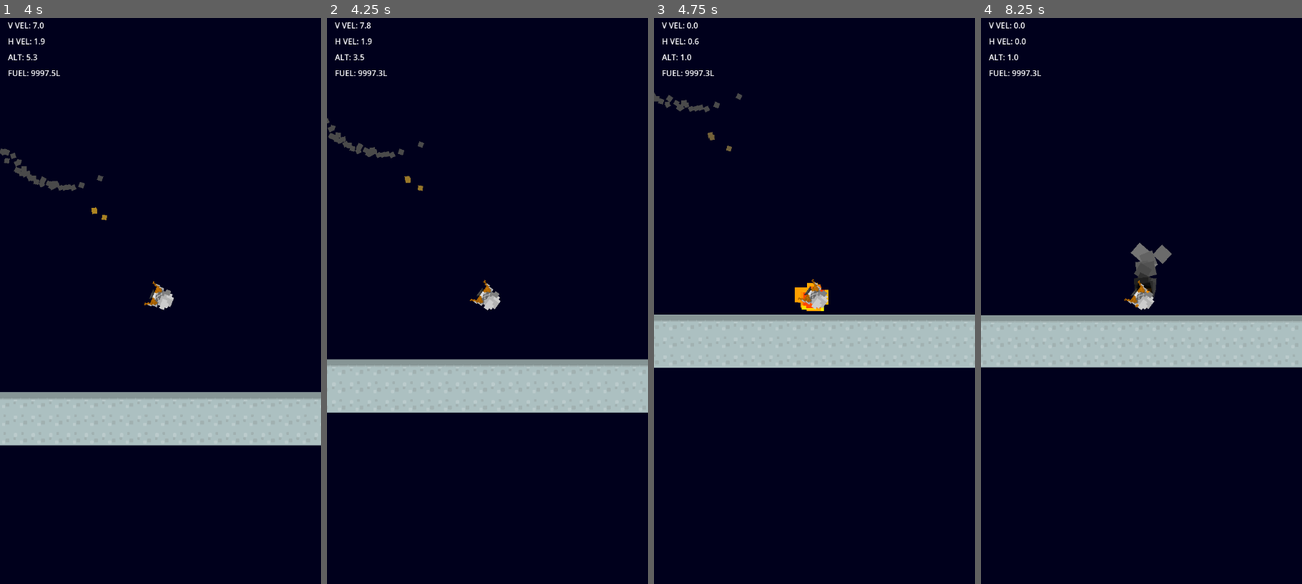
Above: before the commit, frames 1-4 (left to right).
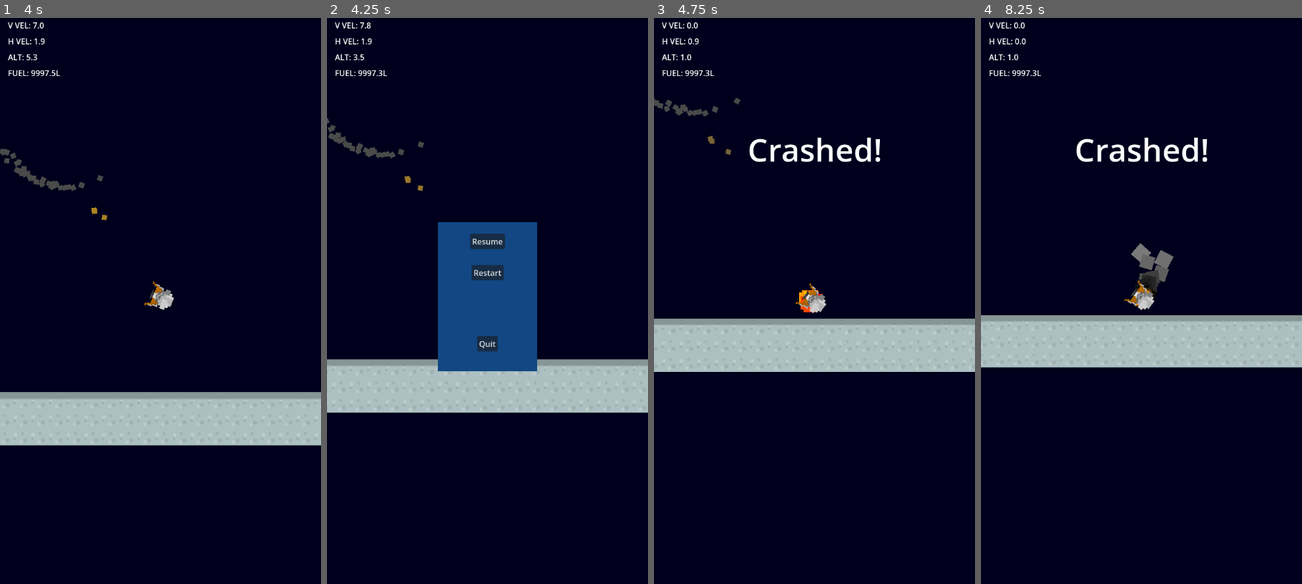
Above: after the commit, the same moments.

Repository: jakemeinershagen/lander
Game: Godot game, scene res://scenes/world.tscn
Same seed, same stepped clock (60 frames per second), same inputs: the game is played once before the commit and once after it.
Inputs (mouse positions are in pixels of both pictures, inside the frame that each line leads up to):
- Up to frame 1 (4 s): move the mouse to (231, 267) at 0.52 s; hold Space (burn) 0.53-1.28 s; hold Right (roll_right) 0.53-2.03 s; move the mouse to (96, 323) at 1.27 s; tap one key every 0.75 s from 1.35 s: Mouse wheel up (zoom_in) Mouse wheel down (zoom_out) Space (burn) Mouse wheel up (zoom_in); move the mouse to (192, 170) at 2.02 s; hold A (roll_left) 2.03-2.78 s; move the mouse to (144, 414) at 2.77 s; hold Right (roll_right) from 2.78 s (still down); move the mouse to (256, 385) at 3.52 s
- Up to frame 2 (4.25 s): keep holding Right (roll_right); tap P (pause, bound only after the commit) at 4.15 s
- Up to frame 3 (4.75 s): release Right (roll_right) at 4.25 s; click (814, 238) at 4.25 s, where only the run after the commit has a clickable "Resume"
- Up to frame 4 (8.25 s): move the mouse to (1045, 210) at 5.02 s; hold A (roll_left) 5.03-5.78 s; tap Mouse wheel down (zoom_out) at 5.1, 7.35 s; move the mouse to (1157, 295) at 5.77 s; hold Right (roll_right) 5.78-6.53 s; hold Space (burn) 5.78-6.53 s; move the mouse to (1093, 153) at 6.52 s; hold A (roll_left) 6.53-8.03 s; tap Mouse wheel up (zoom_in) at 6.6 s; move the mouse to (1212, 267) at 7.27 s; move the mouse to (1077, 323) at 8.02 s; hold Right (roll_right) from 8.03 s (still down); tap Space (burn) at 8.1 s

Frame 1 is identical in both runs. In frame 2, 8.2% of the frame differs, in the area x 34-66%, y 36-63%; in frame 3, 3.7%; in frame 4, 1.1%.

Commit message:
pause ui, success, and crash ui

Diff:
--- a/project.godot
+++ b/project.godot
@@ -60,6 +60,12 @@
 , Object(InputEventJoypadButton,"resource_local_to_scene":false,"resource_name":"","device":-1,"button_index":12,"pressure":0.0,"pressed":false,"script":null)
 ]
 }
+pause={
+"deadzone": 0.5,
+"events": [Object(InputEventKey,"resource_local_to_scene":false,"resource_name":"","device":-1,"window_id":0,"alt_pressed":false,"shift_pressed":false,"ctrl_pressed":false,"meta_pressed":false,"pressed":false,"keycode":0,"physical_keycode":80,"key_label":0,"unicode":112,"location":0,"echo":false,"script":null)
+, Object(InputEventJoypadButton,"resource_local_to_scene":false,"resource_name":"","device":-1,"button_index":6,"pressure":0.0,"pressed":false,"script":null)
+]
+}
 
 [layer_names]
 
--- /dev/null
+++ b/scenes/ui.gd
@@ -0,0 +1,35 @@
+extends CanvasLayer
+
+func toggle_pause():
+	get_tree().paused = not get_tree().paused
+	$PauseMenu.visible = not $PauseMenu.visible
+
+# Called every frame. 'delta' is the elapsed time since the previous frame.
+func _process(_delta: float) -> void:
+	if Input.is_action_just_released("pause"):
+		toggle_pause()
+
+
+func _on_resume_button_up() -> void:
+	toggle_pause()
+
+
+func _on_quit_button_up() -> void:
+	get_tree().quit()
+
+
+func _on_restart_button_up() -> void:
+	toggle_pause()
+	get_tree().reload_current_scene()
+
+
+func _on_ship_landing_success() -> void:
+	$ResultText/Label.text = "Success!"
+	$PauseMenu/Resume.visible = false
+	$ResultText.visible = true
+
+
+func _on_ship_landing_fail() -> void:
+	$ResultText/Label.text = "Crashed!"
+	$PauseMenu/Resume.visible = false
+	$ResultText.visible = true
--- a/scenes/world.tscn
+++ b/scenes/world.tscn
@@ -1,9 +1,10 @@
-[gd_scene load_steps=7 format=3 uid="uid://sfk2hemtd6qb"]
+[gd_scene load_steps=8 format=3 uid="uid://sfk2hemtd6qb"]
 
 [ext_resource type="Script" path="res://scripts/world.gd" id="1_3h8ol"]
 [ext_resource type="Texture2D" uid="uid://6kft2y8fr8sb" path="res://assets/tiles_spritesheet.png" id="1_fs4mk"]
 [ext_resource type="PackedScene" uid="uid://djws51ielo1ar" path="res://scenes/player.tscn" id="2_pttrc"]
 [ext_resource type="Script" path="res://scripts/tile_map.gd" id="3_v4ukn"]
+[ext_resource type="Script" path="res://scenes/ui.gd" id="5_l224l"]
 
 [sub_resource type="TileSetAtlasSource" id="TileSetAtlasSource_jqycc"]
 texture = ExtResource("1_fs4mk")
@@ -230,3 +231,103 @@
 offset_right = 77.0
 offset_bottom = 103.0
 text = "altitude"
+
+[node name="UI" type="CanvasLayer" parent="."]
+process_mode = 3
+script = ExtResource("5_l224l")
+
+[node name="ResultText" type="Control" parent="UI"]
+visible = false
+layout_mode = 3
+anchors_preset = 15
+anchor_right = 1.0
+anchor_bottom = 1.0
+grow_horizontal = 2
+grow_vertical = 2
+
+[node name="Label" type="Label" parent="UI/ResultText"]
+layout_mode = 1
+anchors_preset = 5
+anchor_left = 0.5
+anchor_right = 0.5
+offset_left = -30.0
+offset_top = 233.0
+offset_right = 30.0
+offset_bottom = 256.0
+grow_horizontal = 2
+theme_override_font_sizes/font_size = 64
+
+[node name="PauseMenu" type="Control" parent="UI"]
+visible = false
+layout_mode = 3
+anchors_preset = 8
+anchor_left = 0.5
+anchor_top = 0.5
+anchor_right = 0.5
+anchor_bottom = 0.5
+offset_left = -100.0
+offset_top = -152.0
+offset_right = 100.0
+offset_bottom = 148.0
+grow_horizontal = 2
+grow_vertical = 2
+
+[node name="ColorRect" type="ColorRect" parent="UI/PauseMenu"]
+layout_mode = 1
+anchors_preset = 15
+anchor_right = 1.0
+anchor_bottom = 1.0
+grow_horizontal = 2
+grow_vertical = 2
+color = Color(0.0730591, 0.278855, 0.519531, 1)
+
+[node name="Resume" type="Button" parent="UI/PauseMenu"]
+layout_mode = 1
+anchors_preset = 8
+anchor_left = 0.5
+anchor_top = 0.5
+anchor_right = 0.5
+anchor_bottom = 0.5
+offset_left = -35.0
+offset_top = -127.0
+offset_right = 35.0
+offset_bottom = -96.0
+grow_horizontal = 2
+grow_vertical = 2
+text = "Resume"
+
+[node name="Quit" type="Button" parent="UI/PauseMenu"]
+layout_mode = 1
+anchors_preset = 8
+anchor_left = 0.5
+anchor_top = 0.5
+anchor_right = 0.5
+anchor_bottom = 0.5
+offset_left = -21.0
+offset_top = 79.0
+offset_right = 21.0
+offset_bottom = 110.0
+grow_horizontal = 2
+grow_vertical = 2
+text = "Quit"
+
+[node name="Restart" type="Button" parent="UI/PauseMenu"]
+layout_mode = 1
+anchors_preset = 8
+anchor_left = 0.5
+anchor_top = 0.5
+anchor_right = 0.5
+anchor_bottom = 0.5
+offset_left = -32.5
+offset_top = -64.0
+offset_right = 32.5
+offset_bottom = -33.0
+grow_horizontal = 2
+grow_vertical = 2
+text = "Restart"
+
+[connection signal="landing_fail" from="Ship" to="UI" method="_on_ship_landing_fail"]
+[connection signal="landing_success" from="Ship" to="UI" method="_on_ship_landing_success"]
+[connection signal="button_up" from="UI/PauseMenu/Resume" to="UI" method="_on_resume_button_up"]
+[connection signal="button_up" from="UI/PauseMenu/Quit" to="UI" method="_on_quit_button_up"]
+[connection signal="button_up" from="UI/PauseMenu/Restart" to="UI" method="_on_restart_button_up"]
--- a/scripts/player.gd
+++ b/scripts/player.gd
@@ -6,6 +6,9 @@
 const SPEED = 300.0
 const JUMP_VELOCITY = -400.0
 const ZOOM_INCREMENT = 0.01 * Vector2.ONE
+
+signal landing_success
+signal landing_fail
 
 @onready var fuel = Globals.fuel
 @onready var roll_fuel_consump = Globals.roll_fuel_consump
@@ -56,11 +59,12 @@
 	$ExplosionSound.play()
 	$ExplosionAndSmoke.start()
 	game_over = true
+	emit_signal("landing_fail")
 
 func _on_success_hitbox_body_entered(body: Node2D) -> void:
 	if body is TileMapLayer and velocity.length() / Globals.tile_size.y <= 5.0:
-		print("success")
 		game_over = true
+		emit_signal("landing_success")
 	elif body is TileMapLayer:
 		fail()
 
Not shown, changed: README.md
